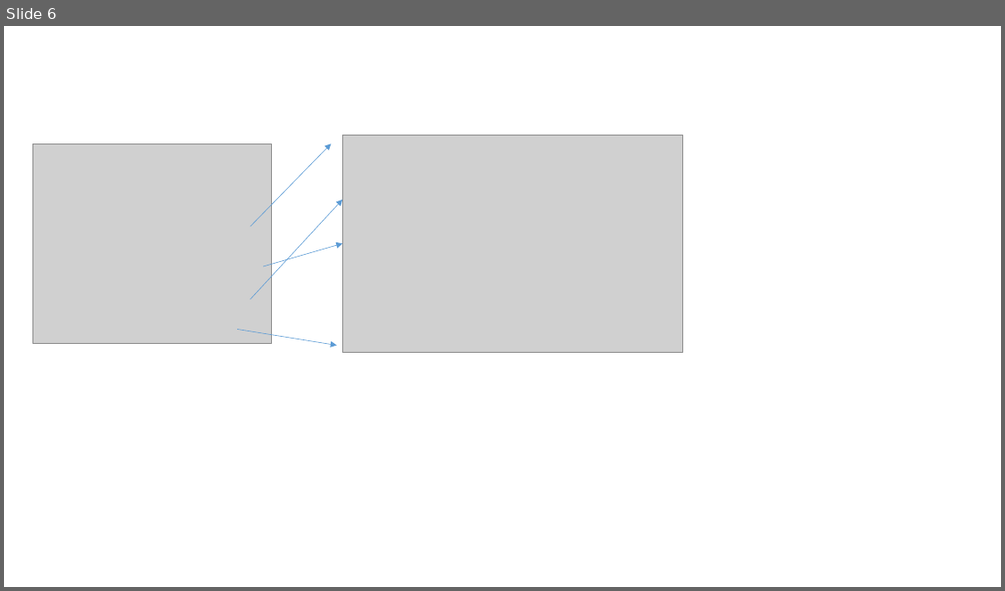
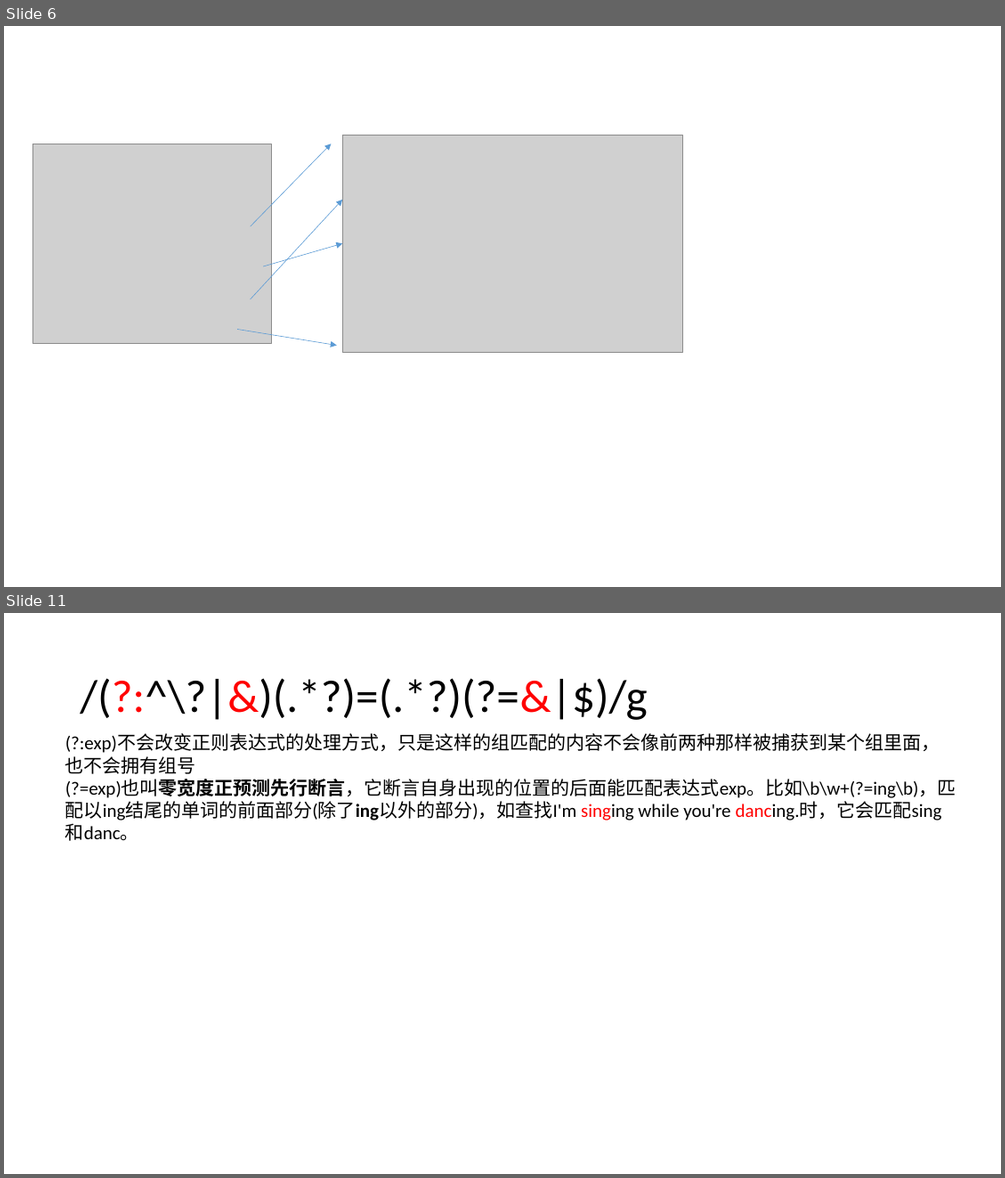
Before and after one commit to mxpang/jerryslide, a slide deck: Jerry.pptx. Shown one above the other, each under a label of ours: slide 6 before the commit, slides 6 and 11 after it; the slides between them are not shown. The pictures are 1005x591 and 1005x1178 pixels, drawn with LibreOffice and Linux fonts; fonts in the diff are those of the drawing; grey boxes stand for pictures. Boxes give left, top, right and bottom in pixels: in the first picture for what was removed or moved away, otherwise in the second. Text is boxed around its words. In the diff, an @@ line names an element or a change of style, - is before the commit and + after.

```diff
--- a/Jerry.pptx
+++ b/Jerry.pptx
@@ slide 11 added at box(4, 613, 1001, 1174), background #FFFFFF @@
@@ title added at box(80, 678, 647, 720), 44 pt, text #000000 @@
+/(?:^\?|&)(.*?)=(.*?)(?=&|$)/g
@@ text added at box(65, 734, 956, 841), 18 pt, text #000000 @@
+(?:exp)不会改变正则表达式的处理方式，只是这样的组匹配的内容不会像前两种那样被捕获到某个组里面，也不会拥有组号
+(?=exp)也叫零宽度正预测先行断言，它断言自身出现的位置的后面能匹配表达式exp。比如\b\w+(?=ing\b)，匹配以ing结尾的单词的前面部分(除了ing以外的部分)，如查找I'm singing while you're dancing.时，它会匹配sing和danc。
```
Also in this commit, not shown: 4 other slides added, 10 other files.
